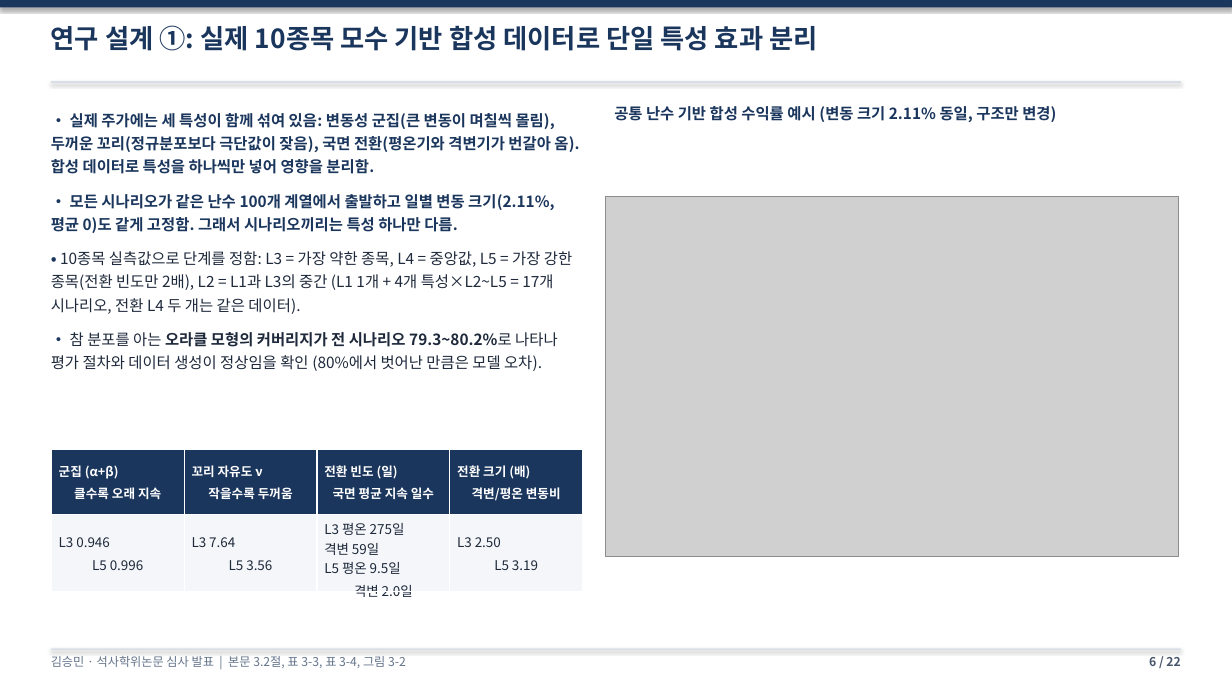
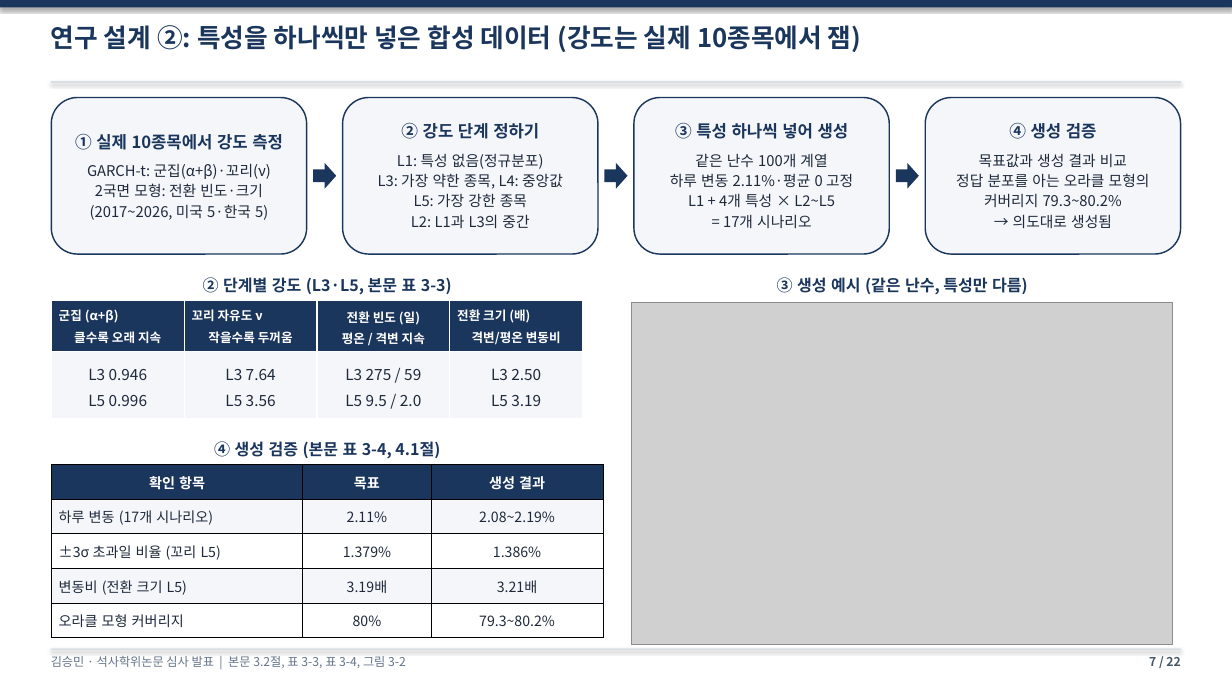
Before and after one commit to sapzzil/Master-thesis, a slide deck: slide 7 of 05_논문작성/석사학위논문_심사발표_v10.pptx (slide 6 before the commit). Drawn at 1232x693 pixels with LibreOffice and Linux fonts; fonts in the diff are those of the drawing; grey boxes stand for pictures. Boxes give left, top, right and bottom in pixels: in the first picture for what was removed or moved away, otherwise in the second. Text is boxed around its words. In the diff, an @@ line names an element or a change of style, - is before the commit and + after.

```diff
--- a/05_논문작성/석사학위논문_심사발표_v10.pptx
+++ b/05_논문작성/석사학위논문_심사발표_v10.pptx
@@ text at (51, 25, 861, 52): text changed; size 20.5 to 20 pt @@
-연구 설계 ①: 실제 10종목 모수 기반 합성 데이터로 단일 특성 효과 분리
+연구 설계 ②: 특성을 하나씩만 넣은 합성 데이터 (강도는 실제 10종목에서 잼)
@@ text removed at (51, 110, 579, 371) @@
-• 실제 주가에는 세 특성이 함께 섞여 있음: 변동성 군집(큰 변동이 며칠씩 몰림), 두꺼운 꼬리(정규분포보다 극단값이 잦음), 국면 전환(평온기와 격변기가 번갈아 옴). 합성 데이터로 특성을 하나씩만 넣어 영향을 분리함.
-• 모든 시나리오가 같은 난수 100개 계열에서 출발하고 일별 변동 크기(2.11%, 평균 0)도 같게 고정함. 그래서 시나리오끼리는 특성 하나만 다름.
-• 10종목 실측값으로 단계를 정함: L3 = 가장 약한 종목, L4 = 중앙값, L5 = 가장 강한 종목(전환 빈도만 2배), L2 = L1과 L3의 중간 (L1 1개 + 4개 특성×L2~L5 = 17개 시나리오, 전환 L4 두 개는 같은 데이터).
-• 참 분포를 아는 오라클 모형의 커버리지가 전 시나리오 79.3~80.2%로 나타나 평가 절차와 데이터 생성이 정상임을 확인 (80%에서 벗어난 만큼은 모델 오차).
@@ rounded rectangle added at (52, 98, 307, 254), fill #F4F6F9, outline #1B365D 1.1 pt, 11.5 pt, text #1E293B @@
+① 실제 10종목에서 강도 측정
+GARCH-t: 군집(α+β)·꼬리(ν)
+2국면 모형: 전환 빈도·크기
+(2017~2026, 미국 5·한국 5)
@@ rounded rectangle added at (343, 98, 598, 254), fill #F4F6F9, outline #1B365D 1.1 pt, 11.5 pt, text #1E293B @@
+② 강도 단계 정하기
+L1: 특성 없음(정규분포)
+L3: 가장 약한 종목, L4: 중앙값
+L5: 가장 강한 종목
+L2: L1과 L3의 중간
@@ text removed at (614, 106, 1056, 122) @@
-공통 난수 기반 합성 수익률 예시 (변동 크기 2.11% 동일, 구조만 변경)
@@ rounded rectangle added at (634, 98, 889, 254), fill #F4F6F9, outline #1B365D 1.1 pt, 11.5 pt, text #1E293B @@
+③ 특성 하나씩 넣어 생성
+같은 난수 100개 계열
+하루 변동 2.11%·평균 0 고정
+L1 + 4개 특성 × L2~L5
+= 17개 시나리오
@@ rounded rectangle added at (925, 98, 1180, 254), fill #F4F6F9, outline #1B365D 1.1 pt, 11.5 pt, text #1E293B @@
+④ 생성 검증
+목표값과 생성 결과 비교
+정답 분포를 아는 오라클 모형의
+커버리지 79.3~80.2%
+→ 의도대로 생성됨
@@ right arrow added at (313, 163, 336, 189), fill #1B365D @@
@@ right arrow added at (604, 163, 628, 189), fill #1B365D @@
@@ right arrow added at (896, 163, 919, 189), fill #1B365D @@
@@ text added at (203, 277, 452, 295), 12.5 pt, text #1B365D, bold @@
+② 단계별 강도 (L3·L5, 본문 표 3-3)
@@ text added at (777, 277, 1028, 294), 12.5 pt, text #1B365D, bold @@
+③ 생성 예시 (같은 난수, 특성만 다름)
@@ table at (52, 300, 584, 423) @@
-row 1, column 3: 전환 빈도 (일) 국면 평균 지속 일수
+row 1, column 3: 전환 빈도 (일) 평온 / 격변 지속
-row 2, column 3: L3 평온 275일 격변 59일 L5 평온 9.5일 격변 2.0일
+row 2, column 3: L3 275 / 59 L5 9.5 / 2.0
@@ size 10.5 to 12 pt in "L3 0.946 L5 0.996", "L3 7.64 L5 3.56", "L3 2.50 L5 3.19" @@
@@ table: place and size @@
-table at (52, 449, 584, 601)
+table at (52, 300, 584, 423)
@@ picture: place and size @@
-picture at (605, 197, 1178, 556)
+picture at (631, 303, 1173, 644)
@@ text added at (214, 441, 440, 458), 12.5 pt, text #1B365D, bold @@
+④ 생성 검증 (본문 표 3-4, 4.1절)
@@ table added at (52, 465, 604, 639), 5 rows, 3 columns @@
+확인 항목 | 목표 | 생성 결과
+하루 변동 (17개 시나리오) | 2.11% | 2.08~2.19%
+±3σ 초과일 비율 (꼬리 L5) | 1.379% | 1.386%
+변동비 (전환 크기 L5) | 3.19배 | 3.21배
+오라클 모형 커버리지 | 80% | 79.3~80.2%
@@ text at (1149, 657, 1180, 666): text changed @@
-6 / 22
+7 / 22
```
Also in this commit, not shown: 1 other slide changed, 5 other files.
